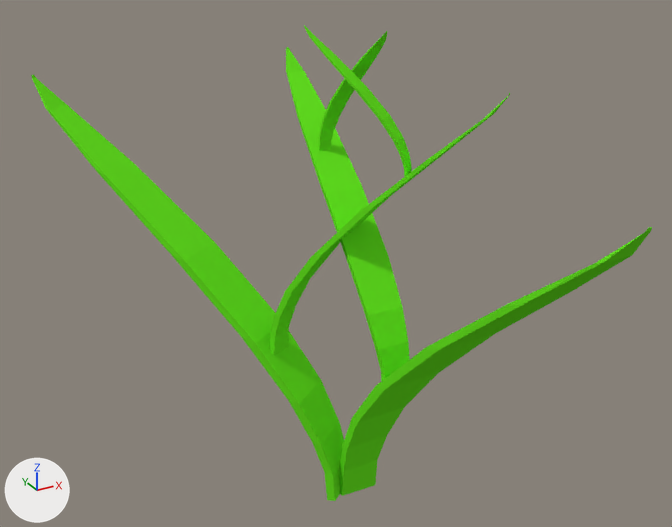
The Blender file 01_Models/pflanze.blend, before and after one commit.
Before and after are seen from a 50 mm lens placed at (-1.9, -3.21, 2.85), pointed at (-0.21, -0.14, 1.32). Arrows for +X, +Y and +Z are at lower left; the lights stay in place.
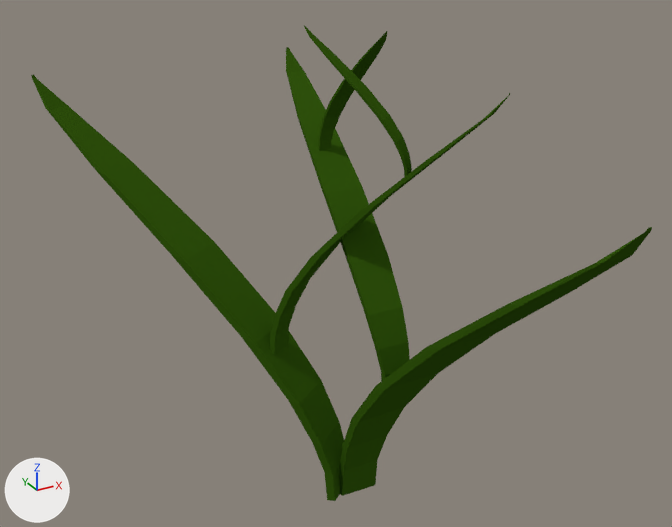
What the commit changed:
Material 'Material.001' (mat_material_001) changes colour from green #67e723 to dark green #33580e; in linear values from (0.136, 0.8, 0.0164) to (0.0334, 0.0985, 0.00445).

Boxes (x1, y1, x2, y2) around the edits, measured in the pictures (672 x 527 px):
'Cube.006', recoloured
    both: (31, 74, 344, 501)
'Cube.001', recoloured
    both: (286, 47, 410, 381)
'Cube', recoloured
    both: (339, 227, 652, 496)
'Cube.007', recoloured
    both: (270, 93, 510, 356)
'Cube.008', recoloured
    both: (304, 25, 412, 177)
'Cube.002', recoloured
    both: (319, 31, 387, 151)
